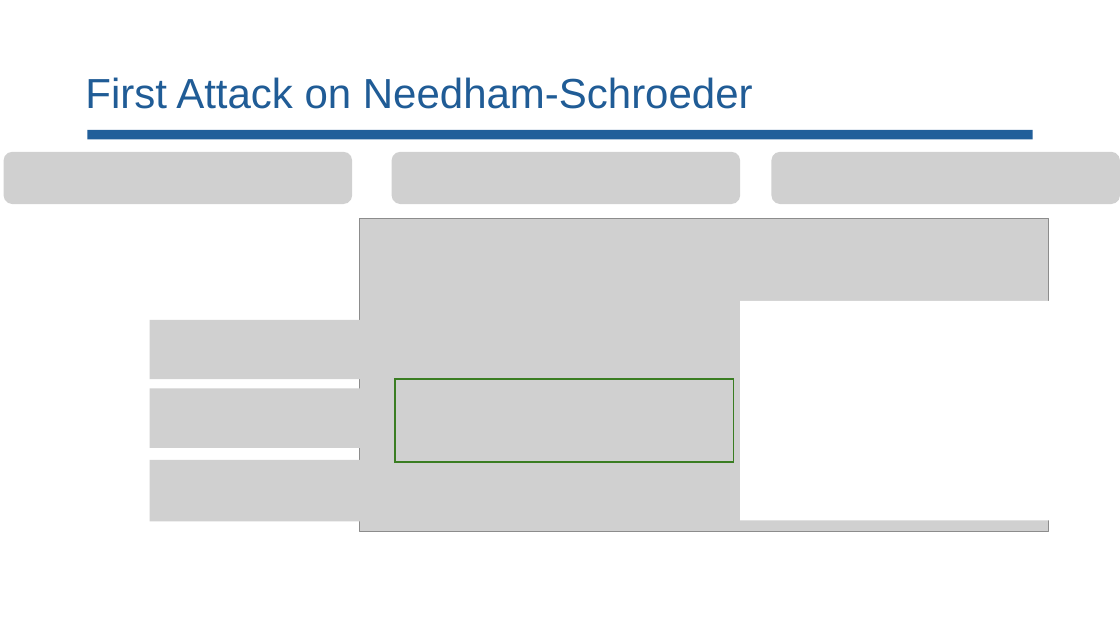
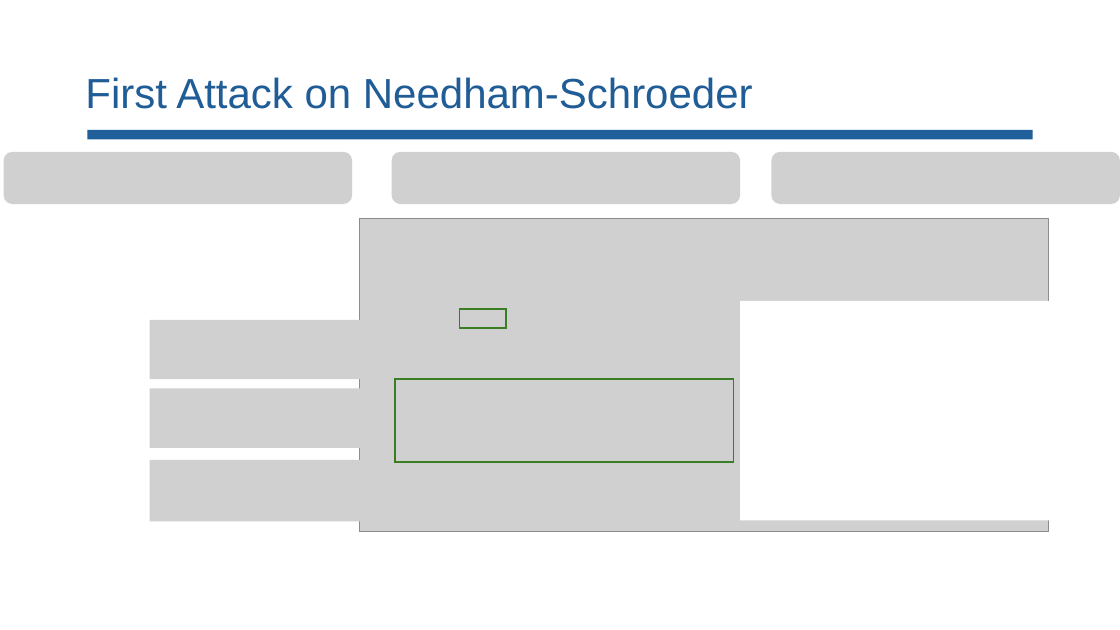
Before and after one commit to lorchrob/comp_slides, a slide deck: slide 73 of comp.pptx (slide 71 before the commit). Drawn at 1120x630 pixels with LibreOffice and Linux fonts; fonts in the diff are those of the drawing; grey boxes stand for pictures. Boxes give left, top, right and bottom in pixels: in the first picture for what was removed or moved away, otherwise in the second. Text is boxed around its words. In the diff, an @@ line names an element or a change of style, - is before the commit and + after.

```diff
--- a/comp.pptx
+++ b/comp.pptx
@@ rectangle added at <box>460,309,507,328</box>, outline #3B7D23 1.5 pt @@
```
Also in this commit, not shown: 12 other slides changed, 2 slides added.
